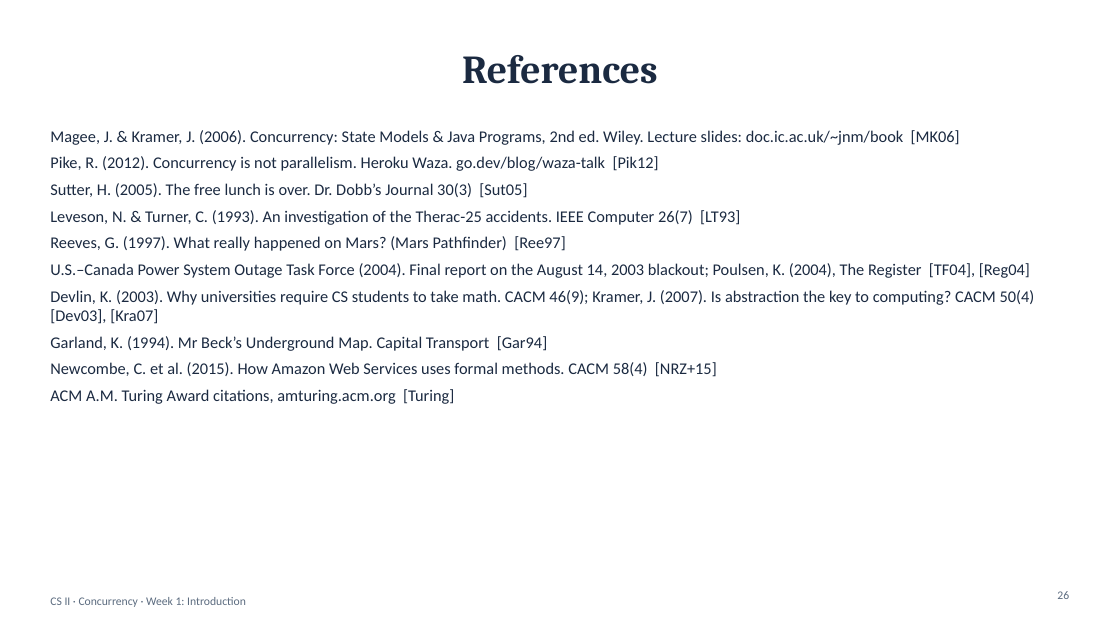
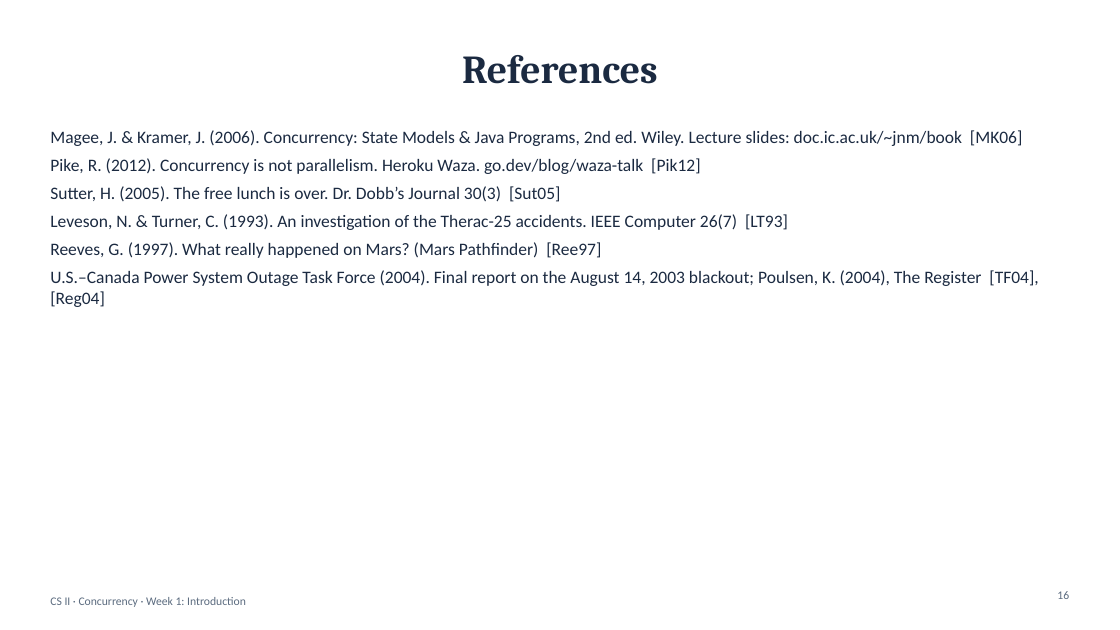
Before and after one commit to Beb200/okbu-progarming-nootbook, a slide deck: slide 16 of concurrency/course/week1-introduction/week1-slides.pptx (slide 26 before the commit). Drawn at 1120x630 pixels with LibreOffice and Linux fonts; fonts in the diff are those of the drawing. Boxes give left, top, right and bottom in pixels: in the first picture for what was removed or moved away, otherwise in the second. Text is boxed around its words. In the diff, an @@ line names an element or a change of style, - is before the commit and + after.

Commit message:
Update concurrency materials: Weeks 1 and 2 (100-minute in-class version)
Week 1 revised and Week 2 added under concurrency/course/: talk slides,
tutorial handouts, in-class exercises (Maven starter projects), optional
challenge projects, and the Week 2 demos. FSP/LTSA removed in favour of
hand-drawn state diagrams.

```diff
--- a/concurrency/course/week1-introduction/week1-slides.pptx
+++ b/concurrency/course/week1-introduction/week1-slides.pptx
@@ text "Magee, J. & Kramer, J. ..." at bbox=[50, 130, 1038, 307]: size 14 to 15 pt @@
@@ text at bbox=[50, 290, 1035, 404]: paragraphs removed @@
-Devlin, K. (2003). Why universities require CS students to take math. CACM 46(9); Kramer, J. (2007). Is abstraction the key to computing? CACM 50(4) [Dev03], [Kra07]
-Garland, K. (1994). Mr Beck’s Underground Map. Capital Transport [Gar94]
-Newcombe, C. et al. (2015). How Amazon Web Services uses formal methods. CACM 58(4) [NRZ+15]
-ACM A.M. Turing Award citations, amturing.acm.org [Turing]
```
Also in this commit, not shown: 3 other slides changed, 2 slides added, 12 slides removed, 32 other files.
